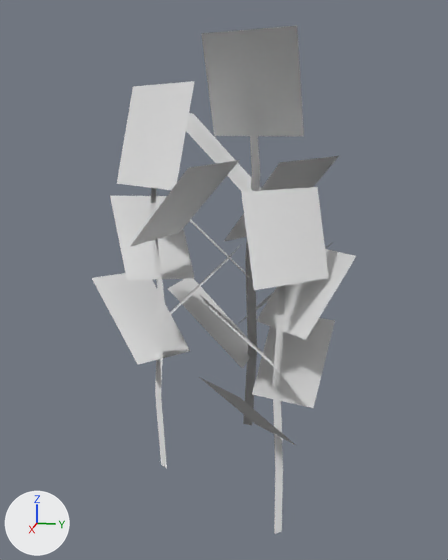
What one commit did to the Blender file Augotchi/Kevins stuff/Decorations/Sunflower.blend.
The view is the same before and after, from a 50 mm lens placed at (12.43, 2.72, 7.17), pointed at (-0.63, 0.11, 3.91). The lights are fixed; the arrows at lower left show +X, +Y and +Z.

Before the edit, the objects in view are built like this:
```python
mat_sunfmat = diffuse_material('sunfmat')
mat_sunfmat.base_color = (0.8, 0.8, 0.8)  # white #e7e7e7
me_plane = bpy.data.meshes.new('Plane')
me_plane.from_pydata(...)  # 94 vertices, 28 faces; spans x -9.23..1.53, y -2.69..2.93, z -3.11..1.88
me_plane.materials.append(mat_sunfmat)  # white #e7e7e7
ob_sunflowers = bpy.data.objects.new('Sunflowers', me_plane)
ob_sunflowers.location = (0.0, 0.0, 0.0)
ob_sunflowers.rotation_euler = (0.0, 1.571, 0.0)  # degrees (0, 90, 0)
```
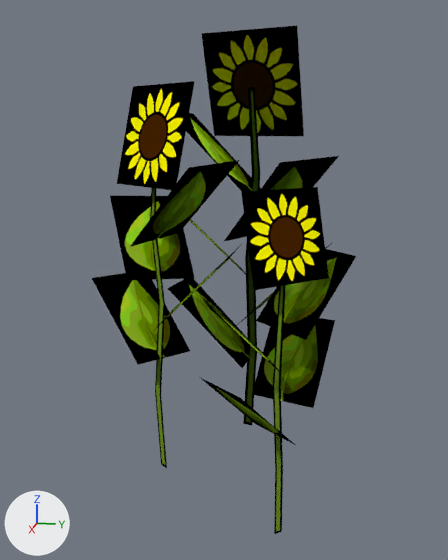
Pixel boxes (x1, y1, x2, y2) of what changed, in the pictures (448 x 560 px):
```json
{"object": "Sunflowers", "change": "surface changed", "before": [92, 26, 356, 534], "after": [92, 26, 356, 534]}
```

The change, as JSON lines over the scene's bpy script:
```json
{"op": "add", "block": "img_sunflower_text_png", "code": ["img_sunflower_text_png = load_image('Sunflower_Text.png', 'Sunflower_Text.png', 512, 512, 'sRGB')"]}
{"op": "remove", "block": "mat_sunfmat", "code": "mat_sunfmat.base_color = (0.8, 0.8, 0.8)  # white #e7e7e7"}
{"op": "add", "block": "mat_sunfmat", "code": "mat_sunfmat.texture = img_sunflower_text_png"}
```
